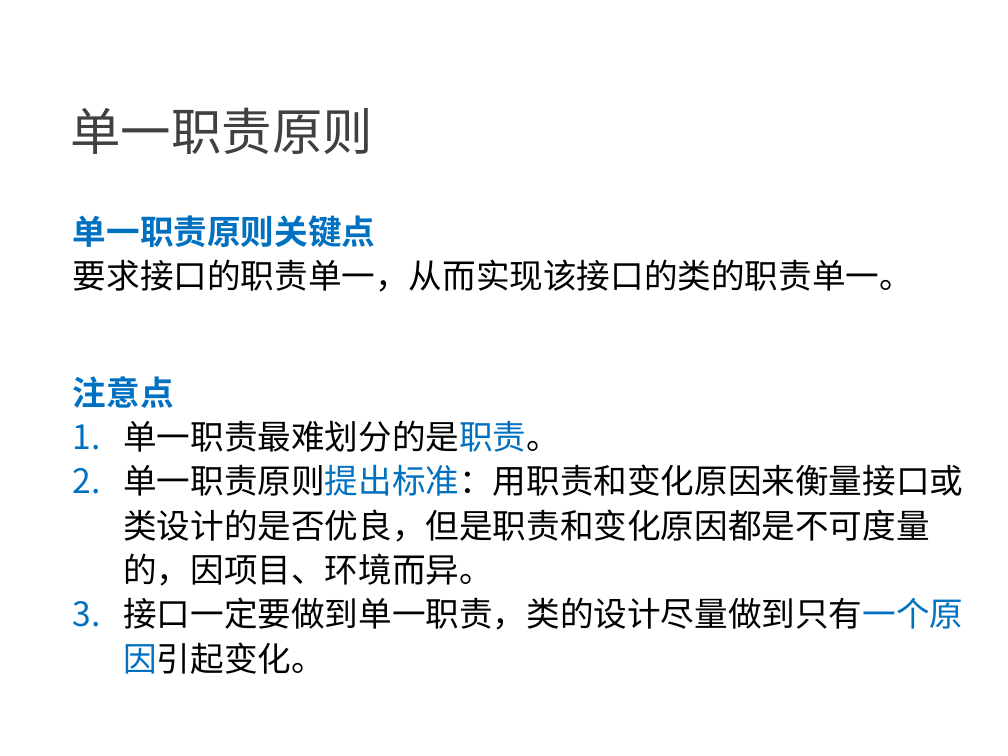
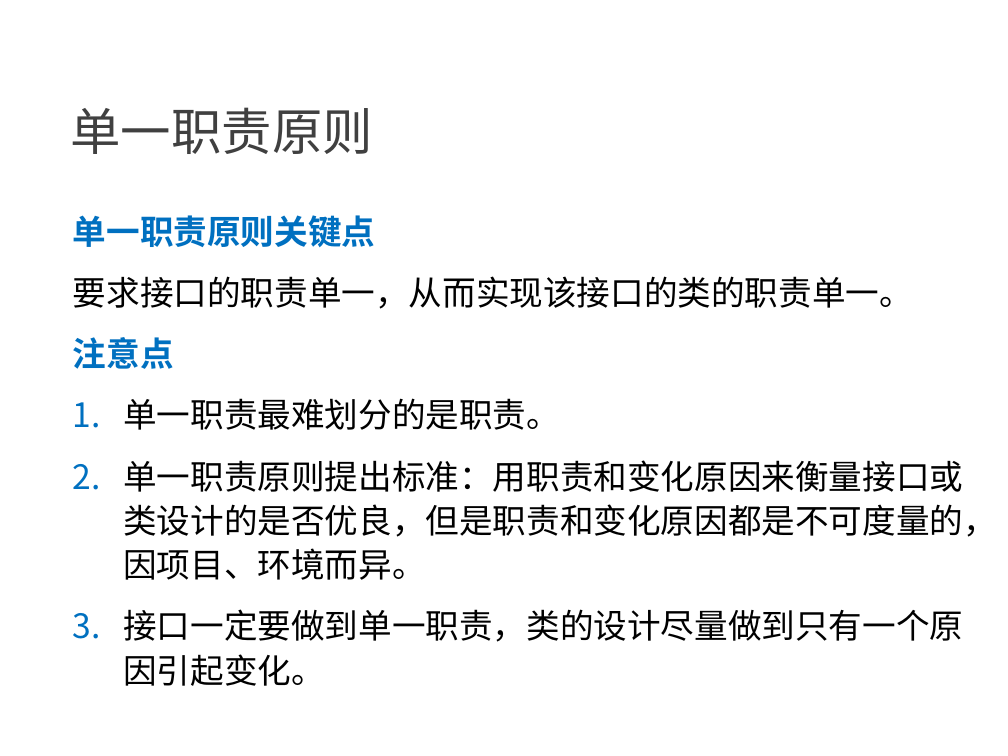
Before and after one commit to NewGr8Player/My-PPT, a slide deck: slide 11 of Design pattern/23种设计模式详解.pptx. Drawn at 1008x756 pixels with LibreOffice and Linux fonts; fonts in the diff are those of the drawing. Boxes give left, top, right and bottom in pixels: in the first picture for what was removed or moved away, otherwise in the second. Text is boxed around its words. In the diff, an @@ line names an element or a change of style, - is before the commit and + after.

```diff
--- a/Design pattern/23种设计模式详解.pptx
+++ b/Design pattern/23种设计模式详解.pptx
@@ text "单一职责原则关键点": place and size @@
-text "单一职责原则关键点" at (73,376,963,674)
+text "单一职责原则关键点" at (73,215,997,686)
@@ text at (73,215,913,309): paragraphs added @@
+单一职责原则关键点
+要求接口的职责单一，从而实现该接口的类的职责单一。
@@ text removed at (73,215,913,292) @@
-单一职责原则关键点
-要求接口的职责单一，从而实现该接口的类的职责单一。
@@ text at (73,337,997,686): text colour #0070C0 to #000000 in "单一职责最难划分的是职责。", "单一职责原则提出标准：用职责和变化原因来衡量接口或类设计的是否优良，但是职责和变化原因都是不可度量的，因项目、环境而异。", "接口一定要做到单一职责，类的设计尽量做到只有一个原因引起变化。"; more space between paragraphs @@
```
Also in this commit, not shown: 27 other slides changed.
